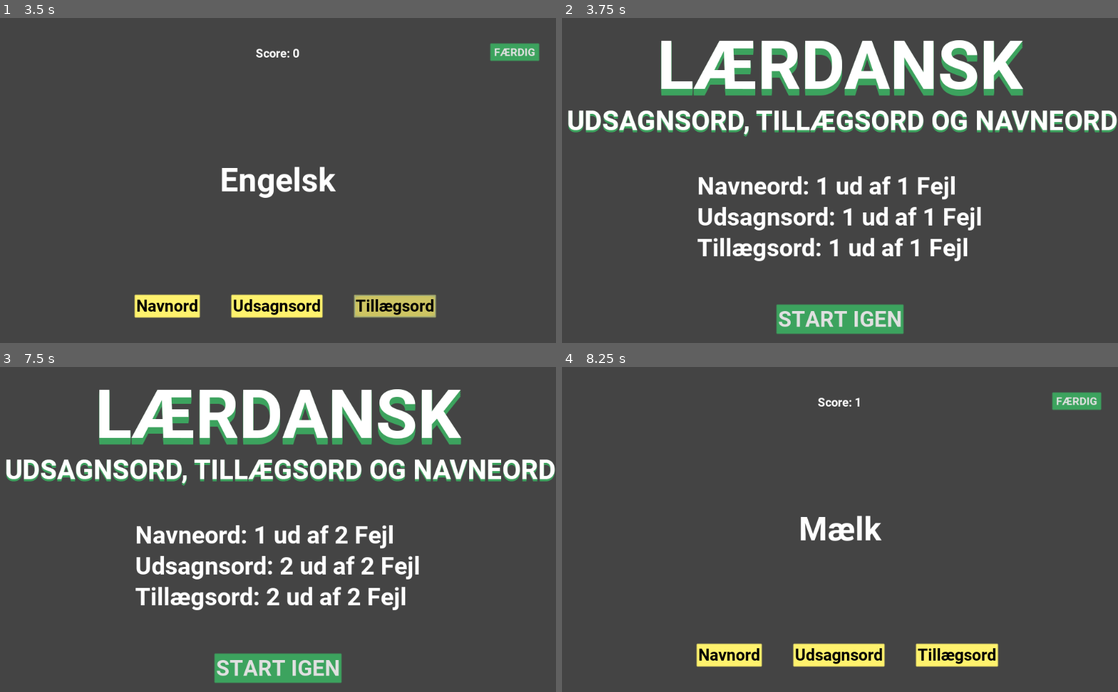
Above: before the commit, frames 1-4 (two rows, left to right).
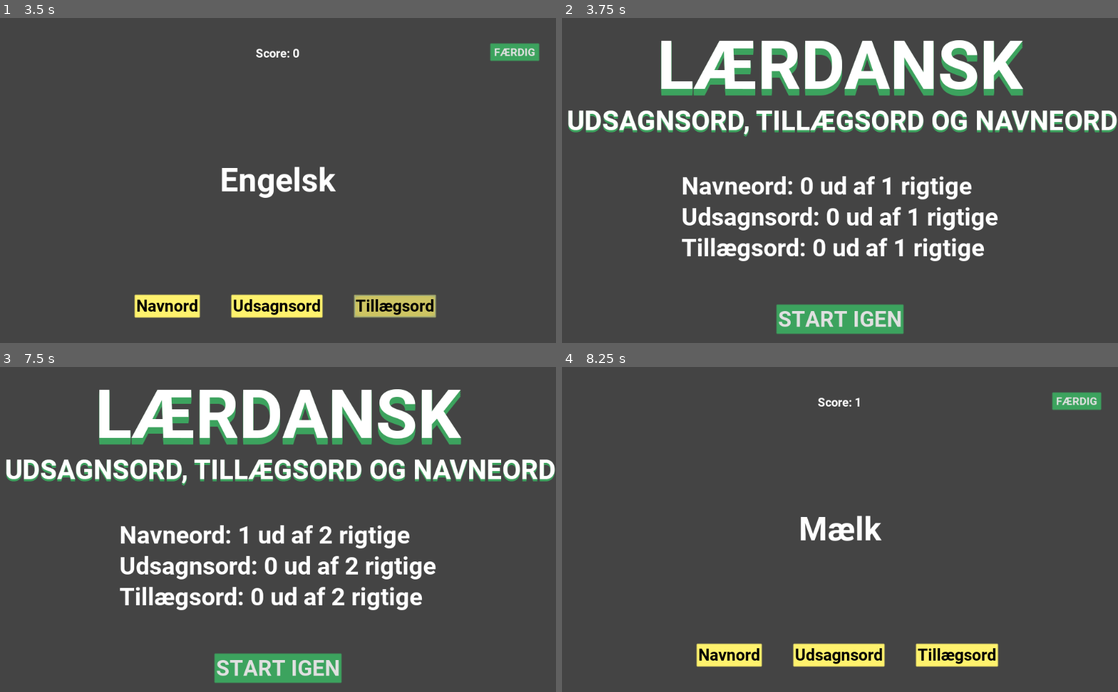
Above: after the commit, the same moments.

Repository: PatrickPLG/LaerDansk
Game: Godot game, scene res://Main.tscn
Same seed, same stepped clock (60 frames per second), same inputs: the game is played once before the commit and once after it.
Inputs:
- Up to frame 1 (3.5 s): click "START" at 0.5 s; click "Navnord" at 1.25 s; click "Udsagnsord" at 2 s; click "Tillægsord" at 2.75 s
- Up to frame 2 (3.75 s): click "FÆRDIG" at 3.5 s
- Up to frame 3 (7.5 s): click "START IGEN" at 4.25 s; click "Navnord" at 5 s; click "Udsagnsord" at 5.75 s; click "Tillægsord" at 6.5 s; click "FÆRDIG" at 7.25 s
- Up to frame 4 (8.25 s): click "START IGEN" at 8 s

Frame 1 is identical in both runs. In frame 2, 5.2% of the frame differs, in the area x 21-79%, y 48-75%; in frame 3, 5.4%; in frame 4, nothing differs.

Commit message:
Ending correction

Diff:
--- a/Spil/Label.gd
+++ b/Spil/Label.gd
@@ -31,11 +31,12 @@
 	if u_ord.has(activeword):
 		print("rigtig")
 		Score.score += 1
+		Score.fail_list_u.append(activeword)
 		emit_signal("rigtig")
 		_ready()
 	else:
 		print("Forkert")
-		Score.fail_list_u.append(activeword)
+		#Score.fail_list_u.append(activeword)
 		emit_signal("forkert")
 		_ready()
 
@@ -45,11 +46,12 @@
 	if t_ord.has(activeword):
 		print("rigtig")
 		Score.score += 1
+		Score.fail_list_t.append(activeword)
 		emit_signal("rigtig")
 		_ready()
 	else:
 		print("Forkert")
-		Score.fail_list_t.append(activeword)
+		#Score.fail_list_t.append(activeword)
 		emit_signal("forkert")
 		_ready()
 
@@ -59,11 +61,12 @@
 	if n_ord.has(activeword):
 		print("rigtig")
 		Score.score += 1
+		Score.fail_list_n.append(activeword)
 		emit_signal("rigtig")
 		_ready()
 	else:
 		print("Forkert")
-		Score.fail_list_n.append(activeword)
+		#Score.fail_list_n.append(activeword)
 		emit_signal("forkert")
 		_ready()
 
--- a/Spil/TillægsordFejl.gd
+++ b/Spil/TillægsordFejl.gd
@@ -14,4 +14,4 @@
 # Called every frame. 'delta' is the elapsed time since the previous frame.
 func _process(delta):
 	var totalfail_t = Score.fail_list_t.size()
-	set_text("Tillægsord: " + str(totalfail_t) + " ud af " + str(Score.total_t) + " Fejl")
+	set_text("Tillægsord: " + str(totalfail_t) + " ud af " + str(Score.total_t) + " rigtige")
--- a/Spil/UdsagnsordFejl.gd
+++ b/Spil/UdsagnsordFejl.gd
@@ -14,4 +14,4 @@
 # Called every frame. 'delta' is the elapsed time since the previous frame.
 func _process(delta):
 	var totalfail_u = Score.fail_list_u.size()
-	set_text("Udsagnsord: " + str(totalfail_u) + " ud af " + str(Score.total_u) + " Fejl")
+	set_text("Udsagnsord: " + str(totalfail_u) + " ud af " + str(Score.total_u) + " rigtige")
--- a/Spil/faillist_n.gd
+++ b/Spil/faillist_n.gd
@@ -14,4 +14,4 @@
 # Called every frame. 'delta' is the elapsed time since the previous frame.
 func _process(delta):
 	var totalfail_n = Score.fail_list_n.size()
-	set_text("Navneord: " + str(totalfail_n) + " ud af " + str(Score.total_n) + " Fejl")
+	set_text("Navneord: " + str(totalfail_n) + " ud af " + str(Score.total_n) + " rigtige")
Not shown: 3 places in Spil/Ending.tscn that only renumber resources
Not shown: 2 places in Spil/Main.tscn that only renumber resources
